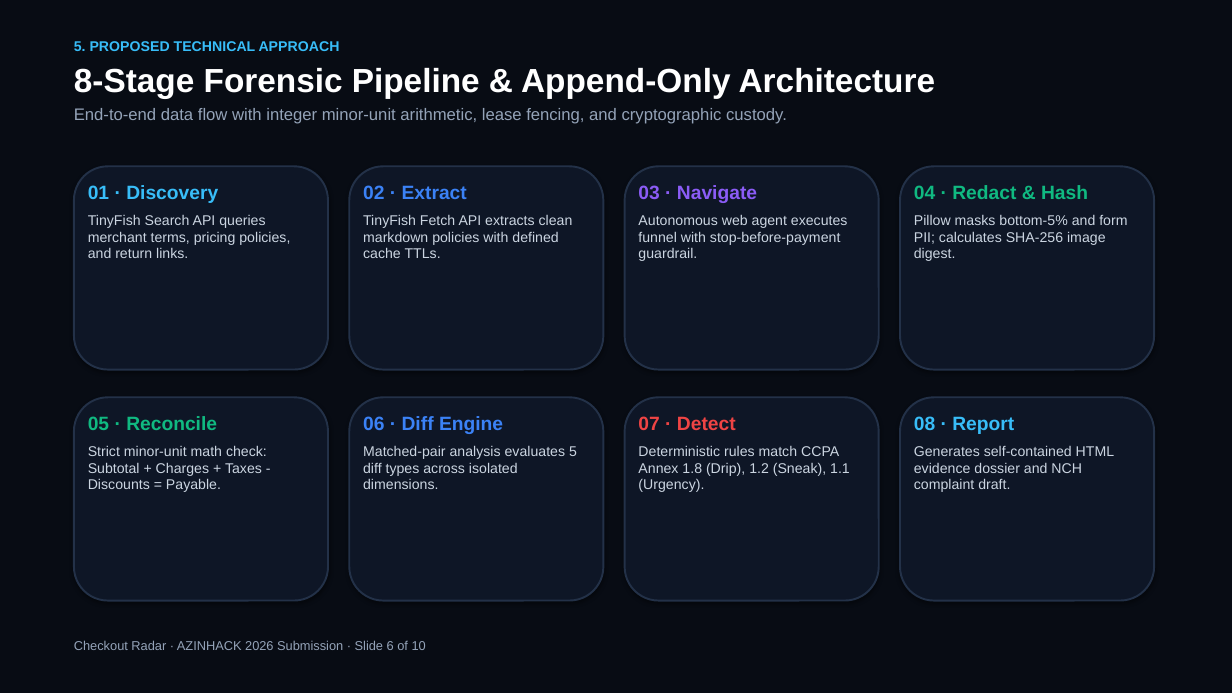
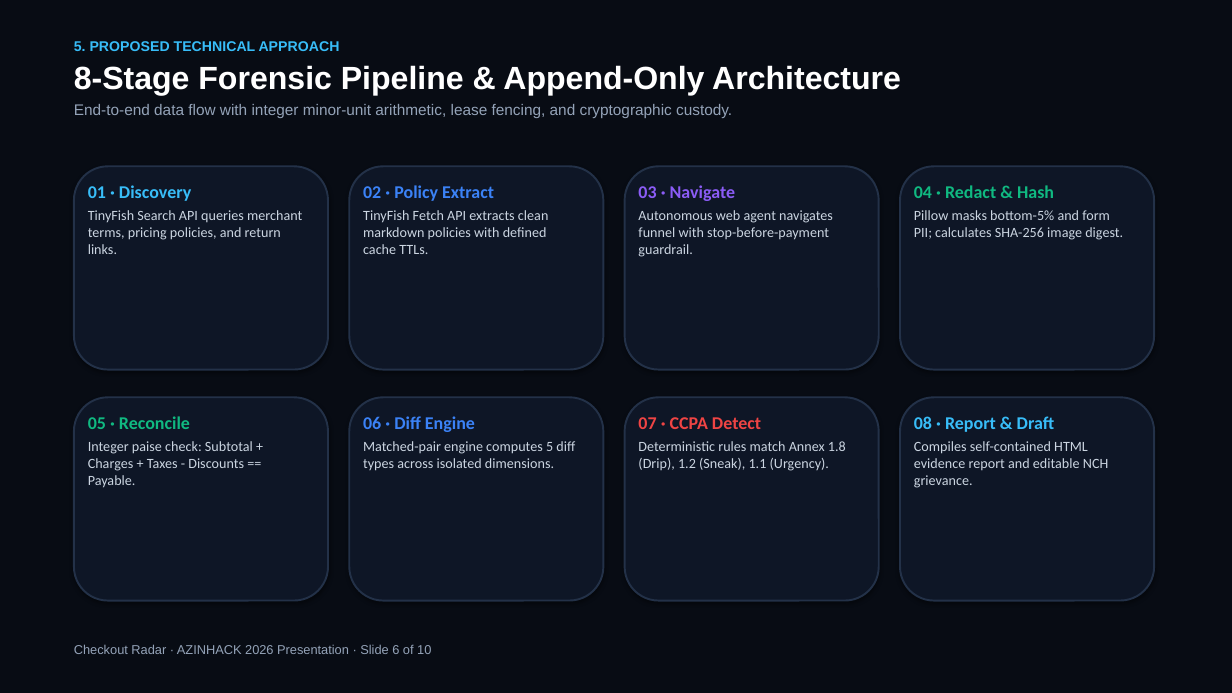
Before and after one commit to patchyevolve/CheckOutRadar, a slide deck: slide 6 of docs/pitch/Checkout_Radar_AZINHACK_2026.pptx. Drawn at 1232x693 pixels with LibreOffice and Linux fonts; fonts in the diff are those of the drawing. Boxes give left, top, right and bottom in pixels: in the first picture for what was removed or moved away, otherwise in the second. Text is boxed around its words. In the diff, an @@ line names an element or a change of style, - is before the commit and + after.

```diff
--- a/docs/pitch/Checkout_Radar_AZINHACK_2026.pptx
+++ b/docs/pitch/Checkout_Radar_AZINHACK_2026.pptx
@@ text "5. PROPOSED TECHNICAL APPROACH" at (74, 41, 901, 118): size 26 to 25 pt in "8-Stage Forensic Pipeline & Append-Only Architecture"; size 13 to 12 pt in "End-to-end data flow with integer minor-unit arithmetic, ..."; less space between paragraphs @@
@@ text "01 · Discovery" at (88, 185, 302, 254): size 15 to 14 pt in "01 · Discovery"; font Arial to Calibri; less space between paragraphs @@
@@ text at (363, 185, 494, 201): text changed; size 15 to 14 pt; font Arial to Calibri @@
-02 · Extract
+02 · Policy Extract
@@ text at (638, 185, 735, 201): size 15 to 14 pt, font Arial to Calibri in "03 · Navigate"; less space between paragraphs @@
@@ text "04 · Redact & Hash" at (914, 185, 1123, 240): size 15 to 14 pt in "04 · Redact & Hash"; font Arial to Calibri; less space between paragraphs @@
@@ text at (363, 210, 548, 254): font Arial to Calibri in "TinyFish Fetch API extracts clean markdown policies ..." @@
@@ text at (638, 210, 833, 257): text changed; font Arial to Calibri @@
-Autonomous web agent executes funnel with stop-before-payment guardrail.
+Autonomous web agent navigates funnel with stop-before-payment guardrail.
@@ text at (88, 416, 190, 429): size 15 to 14 pt, font Arial to Calibri in "05 · Reconcile"; less space between paragraphs @@
@@ text at (363, 416, 475, 432): size 15 to 14 pt, font Arial to Calibri in "06 · Diff Engine"; less space between paragraphs @@
@@ text at (638, 417, 846, 471): text changed; font Arial to Calibri @@
-07 · Detect
-Deterministic rules match CCPA Annex 1.8 (Drip), 1.2 (Sneak), 1.1 (Urgency).
+07 · CCPA Detect
+Deterministic rules match Annex 1.8 (Drip), 1.2 (Sneak), 1.1 (Urgency).
@@ text at (914, 416, 1108, 488): text changed; font Arial to Calibri @@
-08 · Report
-Generates self-contained HTML evidence dossier and NCH complaint draft.
+08 · Report & Draft
+Compiles self-contained HTML evidence report and editable NCH grievance.
@@ text at (88, 441, 253, 488): text changed; font Arial to Calibri @@
-Strict minor-unit math check: Subtotal + Charges + Taxes - Discounts = Payable.
+Integer paise check: Subtotal + Charges + Taxes - Discounts == Payable.
@@ text at (363, 441, 575, 471): text changed; font Arial to Calibri @@
-Matched-pair analysis evaluates 5 diff types across isolated dimensions.
+Matched-pair engine computes 5 diff types across isolated dimensions.
@@ text at (74, 644, 431, 654): text changed @@
-Checkout Radar · AZINHACK 2026 Submission · Slide 6 of 10
+Checkout Radar · AZINHACK 2026 Presentation · Slide 6 of 10
```
Also in this commit, not shown: 8 other slides changed, 1 slide added, 1 slide removed, 13 other files.
